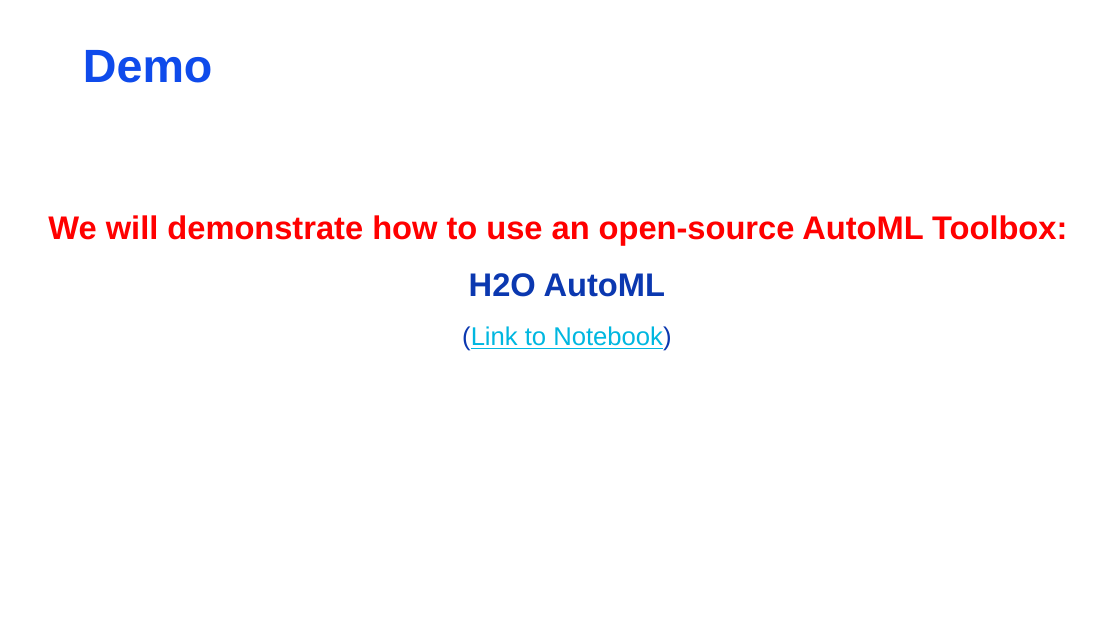
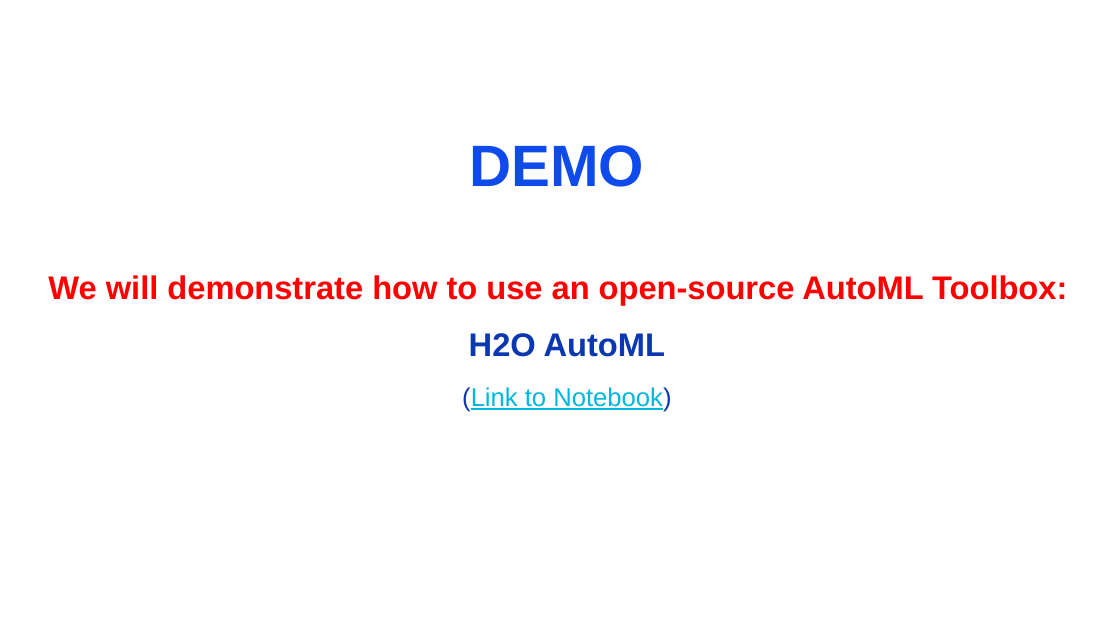
Before and after one commit to UTS-CASLab/AutoML-Tutorial, a slide deck: slide 13 of Lecture/AutoML Tutorial.pptx. Drawn at 1120x630 pixels with LibreOffice and Linux fonts; fonts in the diff are those of the drawing; background and template pictures are left out. Boxes give left, top, right and bottom in pixels: in the first picture for what was removed or moved away, otherwise in the second. Text is boxed around its words. In the diff, an @@ line names an element or a change of style, - is before the commit and + after.

```diff
--- a/Lecture/AutoML Tutorial.pptx
+++ b/Lecture/AutoML Tutorial.pptx
@@ title at (469, 145, 644, 187): text changed; size 40 to 50 pt @@
-Demo
+DEMO
@@ text "We will demonstrate how to ...": place and size @@
-text "We will demonstrate how to ..." at (48, 215, 1067, 351)
+text "We will demonstrate how to ..." at (48, 275, 1067, 412)
```
Also in this commit, not shown: 1 other slide changed.
